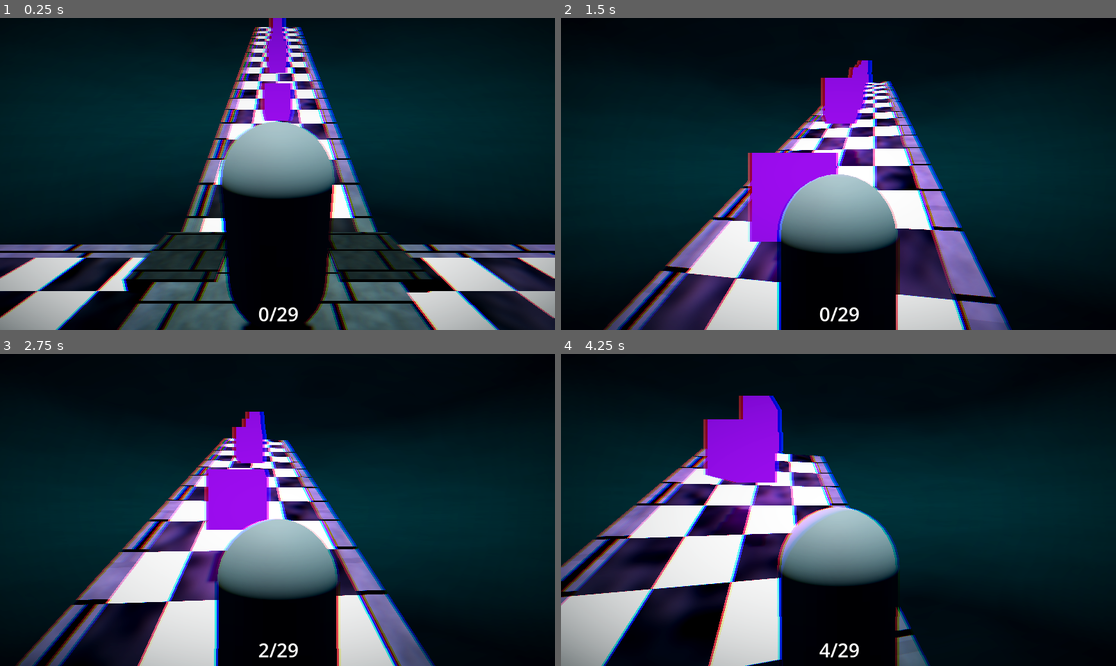
Above: before the commit, frames 1-4 (two rows, left to right).
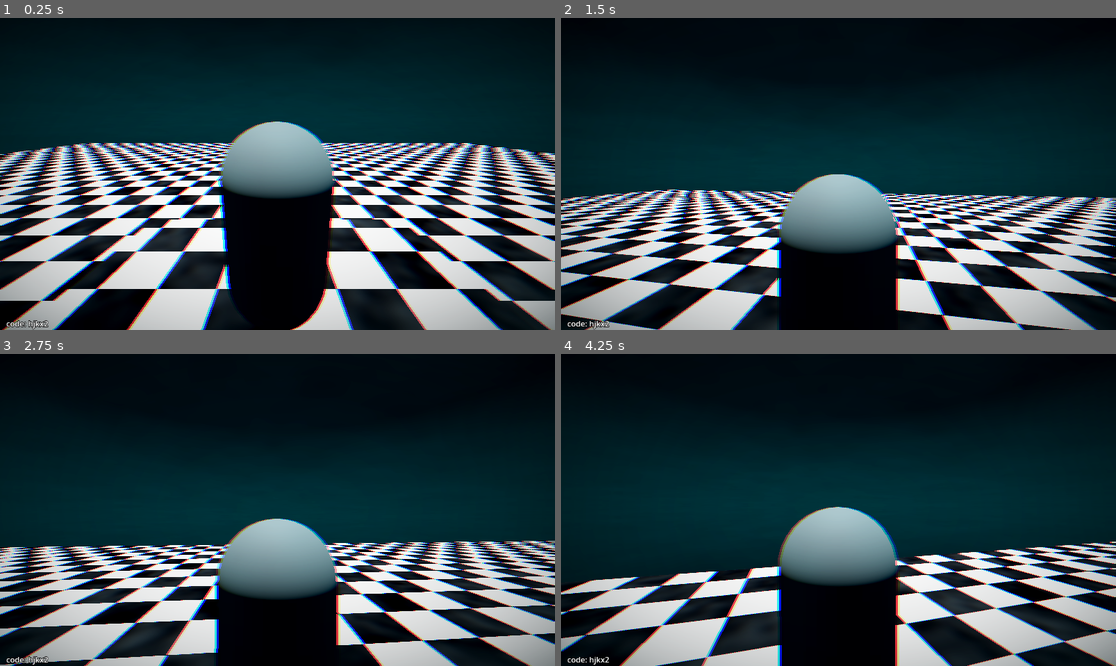
Above: after the commit, the same moments.

Repository: moonwavestudios/Voidscape
Game: Godot game, scene res://main.tscn
Two runs of this game, one before a commit and one after it. Both use one fixed random seed, a clock stepped at 60 frames per second and the inputs below.
Inputs (mouse positions are in pixels of both pictures, inside the frame that each line leads up to):
- Up to frame 1 (0.25 s): no input
- Up to frame 2 (1.5 s): tap Enter (ui_accept) at 0.5, 0.77 s; move the mouse to (866, 174) at 0.52 s; hold Up (ui_up) from 0.53 s (still down); tap E (dash) at 0.6, 1.35 s; move the mouse to (810, 174) at 1.27 s
- Up to frame 3 (2.75 s): keep holding Up (ui_up); tap Enter (ui_accept) at 1.52 s; move the mouse to (288, 503) at 2.02 s; tap E (dash) at 2.1 s
- Up to frame 4 (4.25 s): keep holding Up (ui_up); move the mouse to (832, 516) at 2.77 s; tap E (dash) at 2.85, 3.6 s; tap Enter (ui_accept) at 3.02, 3.77 s; move the mouse to (877, 513) at 3.52 s

The runs differ from the first frame. In frame 1, 40% of the frame differs, in the area x 0-100%, y 0-100%; in frame 2, 35%; in frame 3, 30%; in frame 4, 33%.

Commit message:
working on the lobby

Diff:
--- a/main.tscn
+++ b/main.tscn
@@ -3,6 +3,7 @@
 [ext_resource type="Shader" uid="uid://cytlj6wbt21ki" path="res://shaders/underwater_world.gdshader" id="1_ig7tw"]
 [ext_resource type="Script" uid="uid://b7vptqfagiw02" path="res://scripts/game.gd" id="1_lquwl"]
 [ext_resource type="PackedScene" uid="uid://chuwoh0rx0ufc" path="res://scenes/player.tscn" id="3_h2yge"]
+[ext_resource type="PackedScene" uid="uid://1vf5ja7qyf7s" path="res://scenes/idk.tscn" id="4_7mycd"]
 [ext_resource type="Shader" uid="uid://bi6vgst2td81v" path="res://shaders/underwater_stone.gdshader" id="4_lquwl"]
 
 [sub_resource type="ShaderMaterial" id="ShaderMaterial_0xm2m"]
@@ -200,57 +201,62 @@
 transform = Transform3D(1, 0, 0, 0, 1.4901161e-07, 1, 0, -1, 1.4901161e-07, 0, 0, 0)
 shadow_enabled = true
 
-[node name="middle" type="StaticBody3D" parent="game" unique_id=423026953]
+[node name="Maps" type="Node3D" parent="game" unique_id=91219307]
+visible = false
+
+[node name="middle" type="StaticBody3D" parent="game/Maps" unique_id=423026953]
 transform = Transform3D(4, 0, 0, 0, 0.552, 0, 0, 0, 4, 0, 0, 0)
 
-[node name="CollisionShape3D" type="CollisionShape3D" parent="game/middle" unique_id=1417470729]
+[node name="CollisionShape3D" type="CollisionShape3D" parent="game/Maps/middle" unique_id=1417470729]
 transform = Transform3D(0.99999934, 0, 0, 0, 0.9999995, 0, 0, 0, 0.9999965, 0, 0, 0)
 shape = SubResource("BoxShape3D_7mycd")
 
-[node name="MeshInstance3D" type="MeshInstance3D" parent="game/middle/CollisionShape3D" unique_id=305804410]
+[node name="MeshInstance3D" type="MeshInstance3D" parent="game/Maps/middle/CollisionShape3D" unique_id=305804410]
 mesh = SubResource("BoxMesh_272bh")
 
-[node name="CollisionShape3D2" type="CollisionShape3D" parent="game/middle" unique_id=712699973]
+[node name="CollisionShape3D2" type="CollisionShape3D" parent="game/Maps/middle" unique_id=712699973]
 transform = Transform3D(0.37113547, 0, 0, 0, 1.189846, 0, 0, 0, 0.35918862, 0.44261312, 0, 0.4450636)
 shape = SubResource("BoxShape3D_7mycd")
 
-[node name="MeshInstance3D" type="MeshInstance3D" parent="game/middle/CollisionShape3D2" unique_id=789434106]
-mesh = SubResource("BoxMesh_kek77")
-
-[node name="CollisionShape3D3" type="CollisionShape3D" parent="game/middle" unique_id=214112070]
+[node name="MeshInstance3D" type="MeshInstance3D" parent="game/Maps/middle/CollisionShape3D2" unique_id=789434106]
+mesh = SubResource("BoxMesh_kek77")
+
+[node name="CollisionShape3D3" type="CollisionShape3D" parent="game/Maps/middle" unique_id=214112070]
 transform = Transform3D(0.37113547, 0, 0, 0, 1.189846, 0, 0, 0, 0.35918862, -0.43732962, 0, 0.4450636)
 shape = SubResource("BoxShape3D_7mycd")
 
-[node name="MeshInstance3D" type="MeshInstance3D" parent="game/middle/CollisionShape3D3" unique_id=56801527]
-mesh = SubResource("BoxMesh_kek77")
-
-[node name="CollisionShape3D4" type="CollisionShape3D" parent="game/middle" unique_id=1025476912]
+[node name="MeshInstance3D" type="MeshInstance3D" parent="game/Maps/middle/CollisionShape3D3" unique_id=56801527]
+mesh = SubResource("BoxMesh_kek77")
+
+[node name="CollisionShape3D4" type="CollisionShape3D" parent="game/Maps/middle" unique_id=1025476912]
 transform = Transform3D(0.37113547, 0, 0, 0, 1.189846, 0, 0, 0, 0.35918862, 0.44261312, 0, -0.42140007)
 shape = SubResource("BoxShape3D_7mycd")
 
-[node name="MeshInstance3D" type="MeshInstance3D" parent="game/middle/CollisionShape3D4" unique_id=1663200679]
-mesh = SubResource("BoxMesh_kek77")
-
-[node name="CollisionShape3D5" type="CollisionShape3D" parent="game/middle" unique_id=16573574]
+[node name="MeshInstance3D" type="MeshInstance3D" parent="game/Maps/middle/CollisionShape3D4" unique_id=1663200679]
+mesh = SubResource("BoxMesh_kek77")
+
+[node name="CollisionShape3D5" type="CollisionShape3D" parent="game/Maps/middle" unique_id=16573574]
 transform = Transform3D(0.37113547, 0, 0, 0, 1.189846, 0, 0, 0, 0.35918862, -0.43732962, 0, -0.42140007)
 shape = SubResource("BoxShape3D_7mycd")
 
-[node name="MeshInstance3D" type="MeshInstance3D" parent="game/middle/CollisionShape3D5" unique_id=1161179983]
-mesh = SubResource("BoxMesh_kek77")
-
-[node name="Beacon" type="Area3D" parent="game" unique_id=1243685582]
+[node name="MeshInstance3D" type="MeshInstance3D" parent="game/Maps/middle/CollisionShape3D5" unique_id=1161179983]
+mesh = SubResource("BoxMesh_kek77")
+
+[node name="Beacon" type="Area3D" parent="game/Maps" unique_id=1243685582]
 visible = false
 
-[node name="CollisionShape3D" type="CollisionShape3D" parent="game/Beacon" unique_id=737104202]
+[node name="CollisionShape3D" type="CollisionShape3D" parent="game/Maps/Beacon" unique_id=737104202]
 transform = Transform3D(1, 0, 0, 0, 1, 0, 0, 0, 1, 0, 3.1111147, 0)
 shape = SubResource("BoxShape3D_1bvp3")
 disabled = true
 
-[node name="MeshInstance3D" type="MeshInstance3D" parent="game/Beacon/CollisionShape3D" unique_id=1065732017]
+[node name="MeshInstance3D" type="MeshInstance3D" parent="game/Maps/Beacon/CollisionShape3D" unique_id=1065732017]
 transform = Transform3D(1, 0, 0, 0, 4.758523, 0, 0, 0, 1, 0, 0, 0)
 mesh = SubResource("CylinderMesh_1bvp3")
 
+[node name="lobby" parent="game" unique_id=398233627 instance=ExtResource("4_7mycd")]
+
 [node name="player" parent="." unique_id=1056688122 groups=["player"] instance=ExtResource("3_h2yge")]
 transform = Transform3D(1, 0, 0, 0, 1, 0, 0, 0, 1, 0, 2.1006432, 0)
 
-[connection signal="body_entered" from="game/Beacon" to="game" method="_on_beacon_body_entered"]
+[connection signal="body_entered" from="game/Maps/Beacon" to="game" method="_on_beacon_body_entered"]
--- a/scenes/idk.tscn
+++ b/scenes/idk.tscn
@@ -21,7 +21,26 @@
 [sub_resource type="BoxMesh" id="BoxMesh_htol6"]
 material = SubResource("ShaderMaterial_f0r8y")
 
-[node name="idk" type="Node3D" unique_id=398233627]
+[sub_resource type="BoxShape3D" id="BoxShape3D_htol6"]
+size = Vector3(49.45716, 0.20947266, 49.789673)
+
+[sub_resource type="ShaderMaterial" id="ShaderMaterial_htol6"]
+render_priority = 0
+shader = ExtResource("1_htol6")
+shader_parameter/tile_color_a = Color(1, 1, 1, 1)
+shader_parameter/tile_color_b = Color(0.02, 0.02, 0.04, 1)
+shader_parameter/tile_size = 1.0
+shader_parameter/emission_strength = 1.8
+shader_parameter/roughness_a = 0.15
+shader_parameter/roughness_b = 0.9
+shader_parameter/wetness = 0.6
+shader_parameter/caustic_strength = 0.25
+shader_parameter/caustic_speed = 0.4
+
+[sub_resource type="BoxMesh" id="BoxMesh_f0r8y"]
+material = SubResource("ShaderMaterial_htol6")
+
+[node name="lobby" type="Node3D" unique_id=398233627]
 
 [node name="StaticBody3D" type="StaticBody3D" parent="." unique_id=706424494]
 
@@ -31,3 +50,11 @@
 [node name="MeshInstance3D" type="MeshInstance3D" parent="StaticBody3D/CollisionShape3D" unique_id=1691003423]
 transform = Transform3D(6.9585605, 0, 0, 0, 0.20355904, 0, 0, 0, 6.914888, 0, 0, 0)
 mesh = SubResource("BoxMesh_htol6")
+
+[node name="CollisionShape3D2" type="CollisionShape3D" parent="StaticBody3D" unique_id=1339676114]
+transform = Transform3D(1, 0, 0, 0, 1, 0, 0, 0, 1, 0.1195488, -0.24106741, -0.0119018555)
+shape = SubResource("BoxShape3D_htol6")
+
+[node name="MeshInstance3D" type="MeshInstance3D" parent="StaticBody3D/CollisionShape3D2" unique_id=1008527226]
+transform = Transform3D(49.405777, 0, 0, 0, 0.20355904, 0, 0, 0, 49.787193, 0, 0, 0)
+mesh = SubResource("BoxMesh_f0r8y")
--- a/scenes/player_ui.tscn
+++ b/scenes/player_ui.tscn
@@ -3,6 +3,10 @@
 [sub_resource type="LabelSettings" id="LabelSettings_guxnq"]
 font_size = 40
 outline_size = 6
+outline_color = Color(0, 0, 0, 1)
+
+[sub_resource type="LabelSettings" id="LabelSettings_jkj6h"]
+outline_size = 4
 outline_color = Color(0, 0, 0, 1)
 
 [node name="player_ui" type="Control" unique_id=1669550447]
@@ -14,6 +18,7 @@
 grow_vertical = 2
 
 [node name="GiftsLabel" type="Label" parent="." unique_id=862672479]
+visible = false
 layout_mode = 0
 offset_left = 3.0
 offset_top = 583.0
@@ -23,3 +28,13 @@
 label_settings = SubResource("LabelSettings_guxnq")
 horizontal_alignment = 1
 vertical_alignment = 1
+
+[node name="Label" type="Label" parent="." unique_id=715521497]
+layout_mode = 0
+offset_top = 620.0
+offset_right = 114.0
+offset_bottom = 649.0
+text = "code: hjkx2"
+label_settings = SubResource("LabelSettings_jkj6h")
+horizontal_alignment = 1
+vertical_alignment = 1
--- a/scripts/game.gd
+++ b/scripts/game.gd
@@ -12,6 +12,8 @@
 var gift_count = 10
 
 var giftScene = preload("res://scenes/gifts.tscn")
+
+var round_started = false
 
 var generated_floors = []
 
@@ -43,15 +45,15 @@
 		return null
 
 	var room_instance = picked_scene.instantiate()
-	add_child(room_instance)
+	$Maps.add_child(room_instance)
 	generated_floors.append(room_instance)
 
 	return room_instance
 
-func _ready() -> void:
+func _spawn_map():
 	spawn_random_room()
 
-	for gifts in get_children():
+	for gifts in $Maps.get_children():
 		if gifts.is_in_group("map"):
 			for map in gifts.get_children():
 				if map.is_in_group("gifts"):
@@ -61,12 +63,12 @@
 	return get_tree().get_nodes_in_group("player")
 
 func _process(_delta: float) -> void:
-	if gifts_collected == all_gifts:
+	if gifts_collected == all_gifts and round_started:
 		if not exit_open:
 			print("exit")
 			exit_open = true
-			$Beacon.visible = true
-			$Beacon/CollisionShape3D.disabled = false
+			$Maps/Beacon.visible = true
+			$Maps/Beacon/CollisionShape3D.disabled = false
 
 	for player in get_players():
 		gifts_collected = player.gifts
